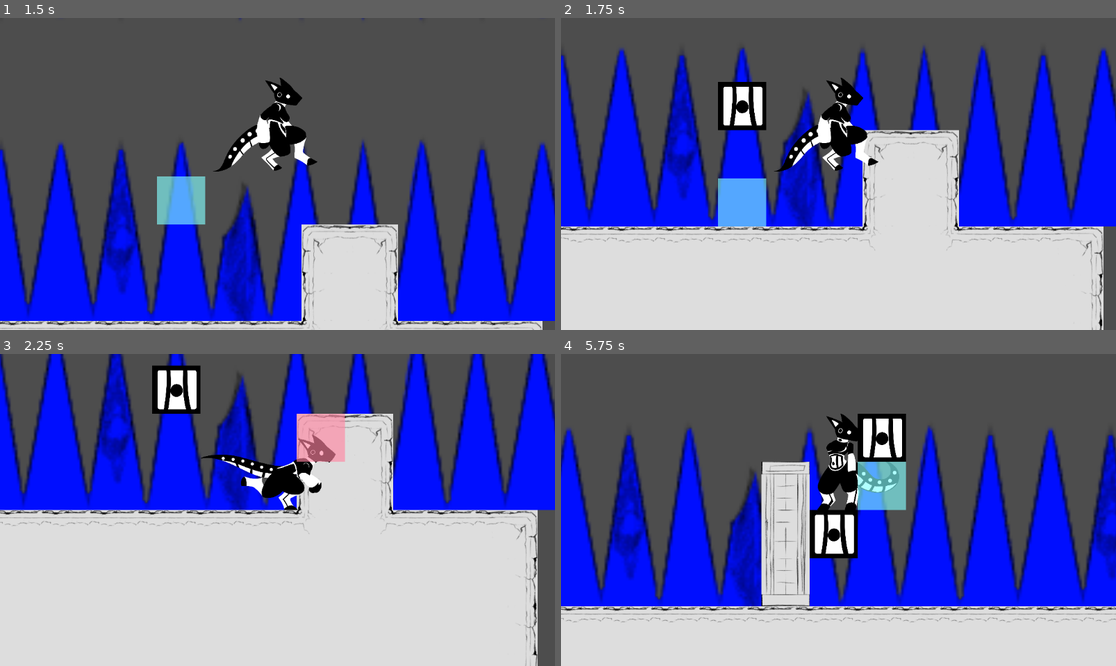
Above: before the commit, frames 1-4 (two rows, left to right).
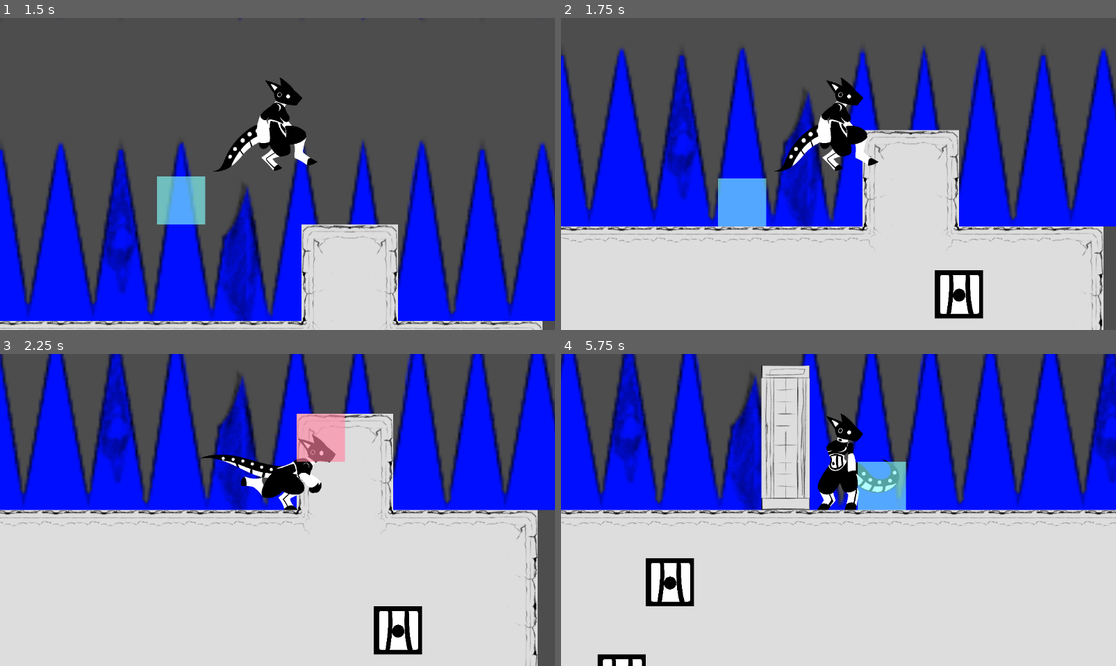
Above: after the commit, the same moments.

Repository: scales-in-git/TeamTime
Game: Godot game, scene res://Scenes/Levels/Debug/DebugLevel.tscn
Same seed, same stepped clock (60 frames per second), same inputs: the game is played once before the commit and once after it. The project has no main scene, so this scene is started directly.
Inputs (mouse positions are in pixels of both pictures, inside the frame that each line leads up to):
- Up to frame 1 (1.5 s): tap Enter (ui_accept) at 0.5 s; move the mouse to (399, 158) at 0.52 s; press the mouse at (399, 158) at 0.53 s; hold D (player_right) 0.53-1.28 s; tap Space (player_jump) at 0.77 s; move the mouse to (166, 189) at 1.27 s; release the mouse at (166, 189) at 1.28 s; hold S from 1.28 s (still down); right-click (166, 189) at 1.35 s
- Up to frame 2 (1.75 s): keep holding S; tap Space (player_jump) at 1.52 s; click (727, 189) at 1.55 s
- Up to frame 3 (2.25 s): move the mouse to (333, 441) at 2.02 s; release S at 2.03 s; press the mouse at (333, 441) at 2.03 s; hold D (player_right) from 2.03 s (still down)
- Up to frame 4 (5.75 s): move the mouse to (810, 572) at 2.77 s; release D (player_right) at 2.78 s; release the mouse at (810, 572) at 2.78 s; hold W (player_up) 2.78-3.53 s; tap Q (player_delete_all) at 2.85 s; tap Space (player_jump) at 3.02, 3.77, 4.52 s; click (810, 572) at 3.05 s; move the mouse to (1005, 556) at 3.52 s; hold E (player_interact) 3.53-4.28 s; hold A (player_left) 3.53-5.03 s; click (1005, 556) at 3.8 s; move the mouse to (672, 463) at 4.27 s; tap F at 4.35 s; click (672, 463) at 4.55 s; move the mouse to (866, 510) at 5.02 s; press the mouse at (866, 510) at 5.03 s; hold S from 5.03 s (still down)

Frame 1 is identical in both runs. In frame 2, 2.7% of the frame differs, in the area x 28-77%, y 20-97%; in frame 3, 2.7%; in frame 4, 59%, in the area x 0-100%, y 0-100%.

Commit message:
Blocks get added as sibling instead

Diff:
--- a/Scenes/Characters/Player/BlockPlaceHelper.gd
+++ b/Scenes/Characters/Player/BlockPlaceHelper.gd
@@ -40,7 +40,7 @@
 		var new_block := _PlacedBlock.instantiate()
 		new_block.global_position = block_collision_detector.global_position
 
-		get_tree().root.get_child(0).add_child(new_block)
+		add_sibling(new_block)
 		placed_block_queue.append(new_block)
 		blocks_changed = true
 
